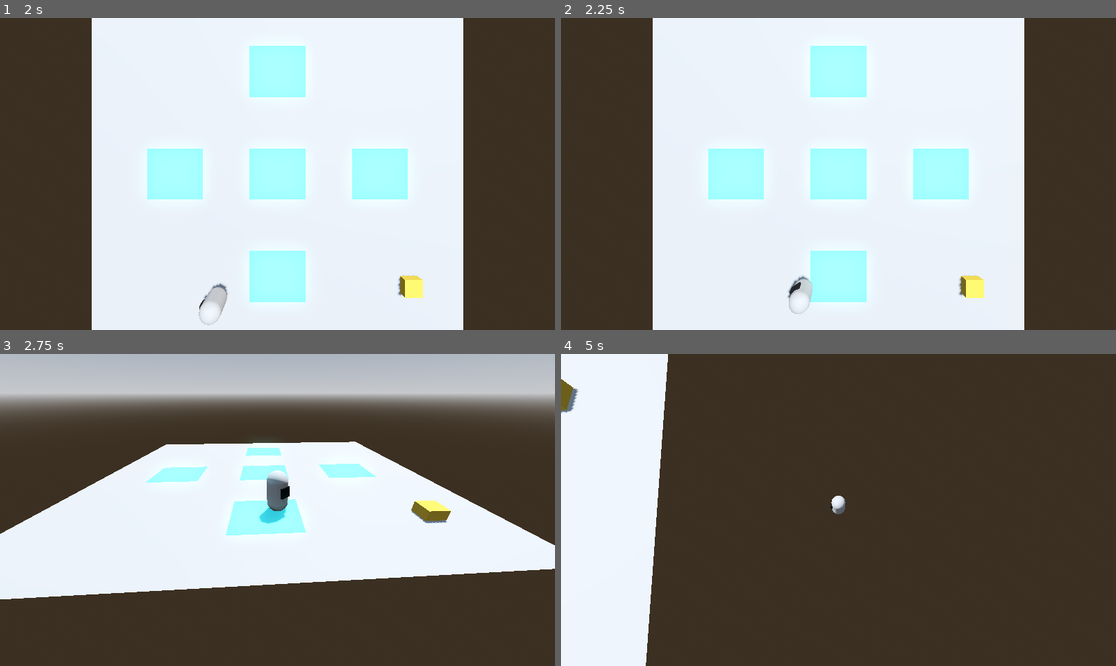
Above: before the commit, frames 1-4 (two rows, left to right).
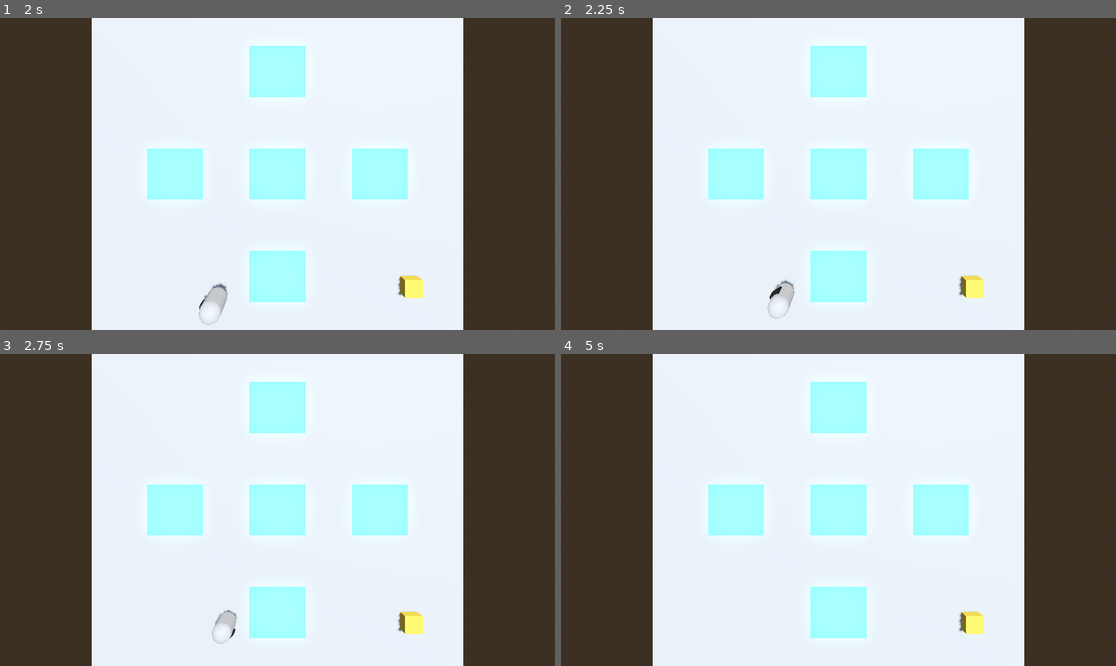
Above: after the commit, the same moments.

Repository: JoaoSant0s/Godot_Test_Project
Game: Godot game, scene res://_Project/Scenes/boot.tscn
Same seed, same stepped clock (60 frames per second), same inputs: the game is played once before the commit and once after it.
Inputs:
- Up to frame 1 (2 s): tap Enter (ui_accept) at 0.5, 0.77, 1.52 s; hold D (right) 0.53-1.28 s; hold S (back) from 1.28 s (still down)
- Up to frame 2 (2.25 s): release S (back) at 2.03 s; hold D (right) from 2.03 s (still down)
- Up to frame 3 (2.75 s): keep holding D (right)
- Up to frame 4 (5 s): release D (right) at 2.78 s; hold W (forward) 2.78-3.53 s; tap Enter (ui_accept) at 3.02, 3.77, 4.52 s; hold A (left) from 3.53 s (still down)

Frame 1 is identical in both runs. In frame 2, 0.4% of the frame differs, in the area x 37-46%, y 82-97%; in frame 3, 59%; in frame 4, 82%, in the area x 0-84%, y 0-100%.

Commit message:
(fix): disable infinity forward movement when release the button during a rotation

Diff:
--- a/_Project/Scripts/Player/PlayerController.gd
+++ b/_Project/Scripts/Player/PlayerController.gd
@@ -25,12 +25,19 @@
 	var input_dir := Input.get_vector("left", "right", "forward", "back")
 	var direction := (transform.basis * Vector3(input_dir.x, 0, input_dir.y)).normalized()
 
-	if direction:
+	var resetVelocity = false
+
+	if input_dir:
 		rotation.y -= input_dir.x * ANGULAR_SPEED
 		if input_dir.y != 0:
 			velocity.x = direction.x * SPEED
 			velocity.z = direction.z * SPEED
+		else:
+			resetVelocity = true
 	else:
+		resetVelocity = true
+
+	if resetVelocity:
 		velocity.x = move_toward(velocity.x, 0, SPEED)
 		velocity.z = move_toward(velocity.z, 0, SPEED)
 
